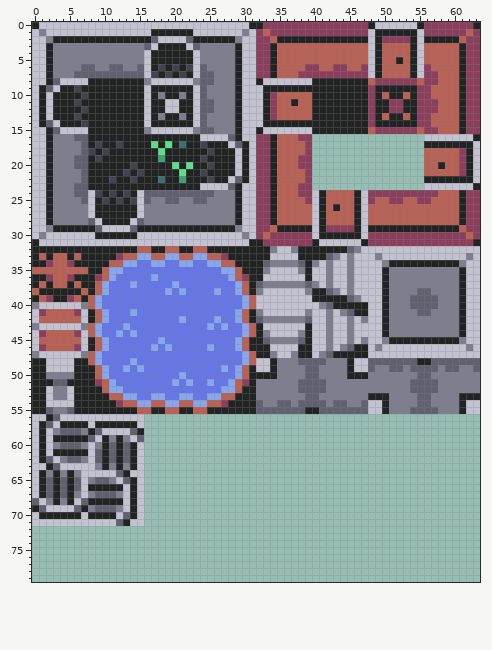
File history of a sprite sheet, assets/sprites/tileset.png. The first picture shows the starting point.
The file is 64x80 pixels.
The same view after the edit:
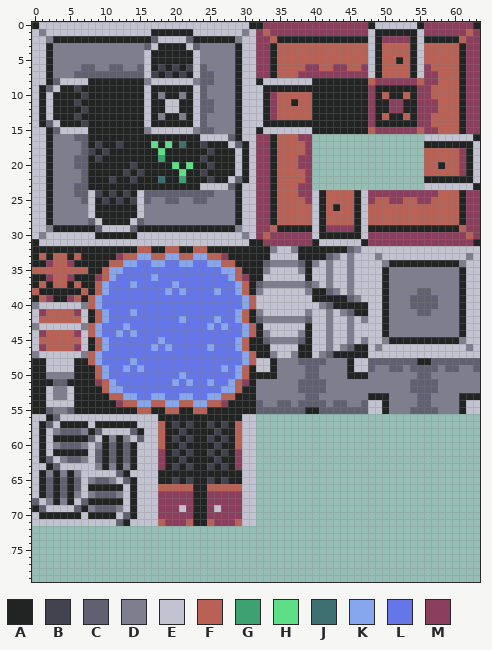
Palette (. is transparent): A #222323  B #43434f  C #606070  D #7e7e8f  E #c2c2d1  F #ba6156  G #3ca370  H #5dde87  J #3d6e70  K #86a7ed  L #6476e8  M #8c3f5d
The exact change:
y 56: x 16..31 ................ -> EEAAAAAAAAAAAAEE
y 57: x 16..31 ................ -> EEFABABAABABAFEE
y 58: x 16..31 ................ -> EEFAABAAAABAAFEE
y 59: x 16..31 ................ -> EEFABABAABABAFEE
y 60: x 16..31 ................ -> EEFAABAAAABAAFEE
y 61: x 16..31 ................ -> EEMABABAABABAMEE
y 62: x 16..31 ................ -> EEMAABAAAABAAMEE
y 63: x 16..31 ................ -> EEMABABAABABAMEE
y 64: x 16..31 ................ -> EEAAAAAAAAAAAAEE
y 65: x 16..31 ................ -> EEAABABAABABAAEE
y 66: x 16..31 ................ -> EEFFFFFAAFFFFFEE
y 67..68: x 16..31 ................ -> EEMMMMMAAMMMMMEE
y 69: x 16..31 ................ -> EEMMMEMAAMEMMMEE
y 70: x 16..31 ................ -> EEMMMMMAAMMMMMEE
y 71: x 16..31 ................ -> EEFMMMFAAFMMMFEE
Pixel boxes of the changes (left, top, right, bottom) in both pictures:
added: (144, 414, 256, 526)
